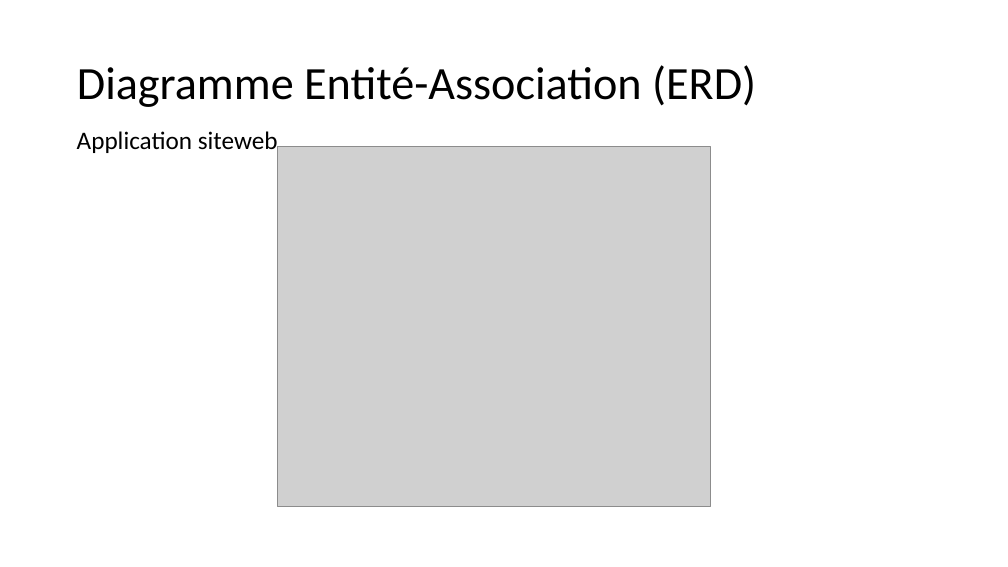
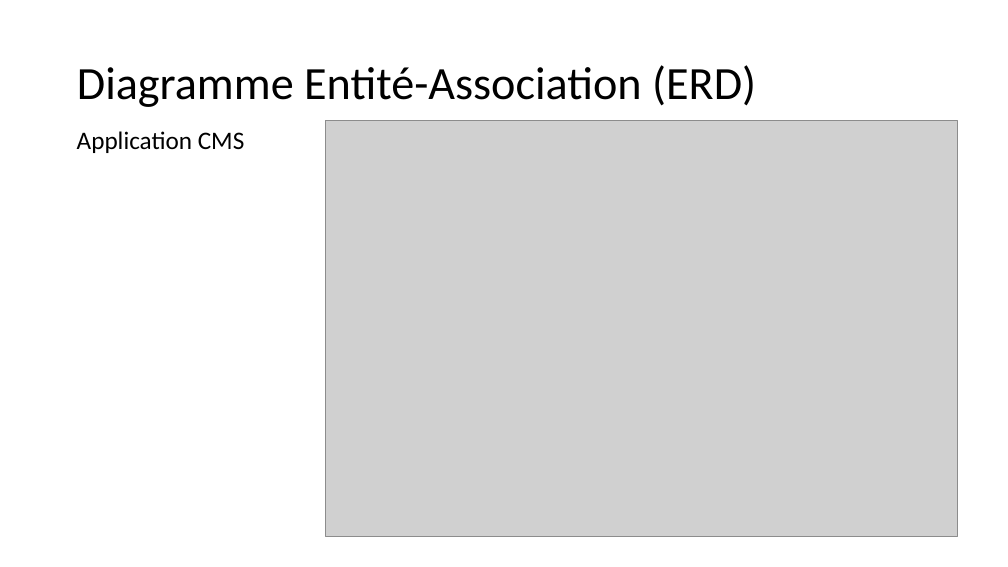
Before and after one commit to saidworks/fil_rouge, a slide deck: slide 6 of Presentation.pptx. Drawn at 1008x567 pixels with LibreOffice and Linux fonts; fonts in the diff are those of the drawing; grey boxes stand for pictures. Boxes give left, top, right and bottom in pixels: in the first picture for what was removed or moved away, otherwise in the second. Text is boxed around its words. In the diff, an @@ line names an element or a change of style, - is before the commit and + after.

```diff
--- a/Presentation.pptx
+++ b/Presentation.pptx
@@ text at (77,131,245,153): text changed @@
-Application siteweb
+Application CMS
@@ picture removed at (278,146,710,506) @@
@@ picture added at (326,121,958,537) @@
```
Also in this commit, not shown: 4 other slides changed, 4 slides added, 3 slides removed, 16 other files.
